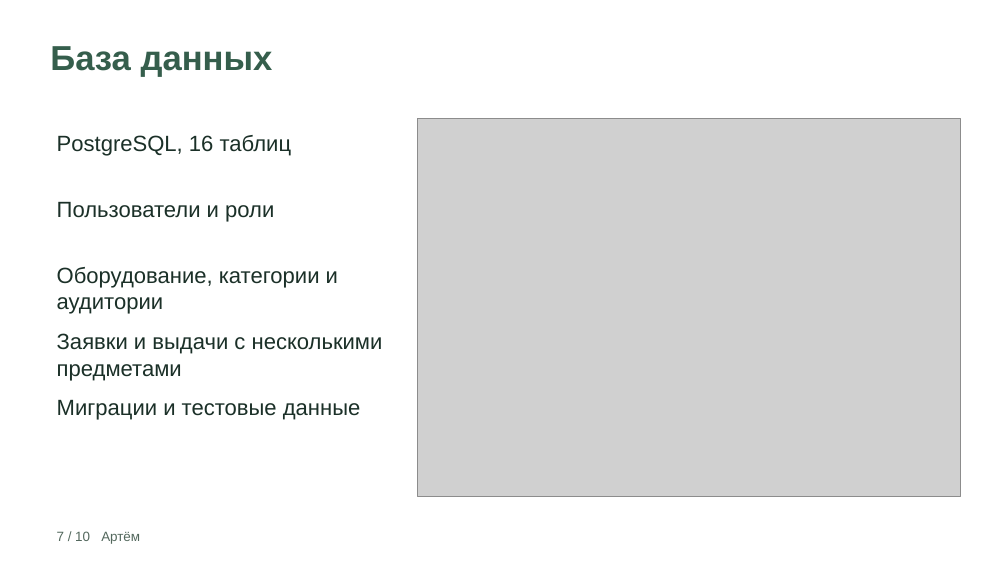
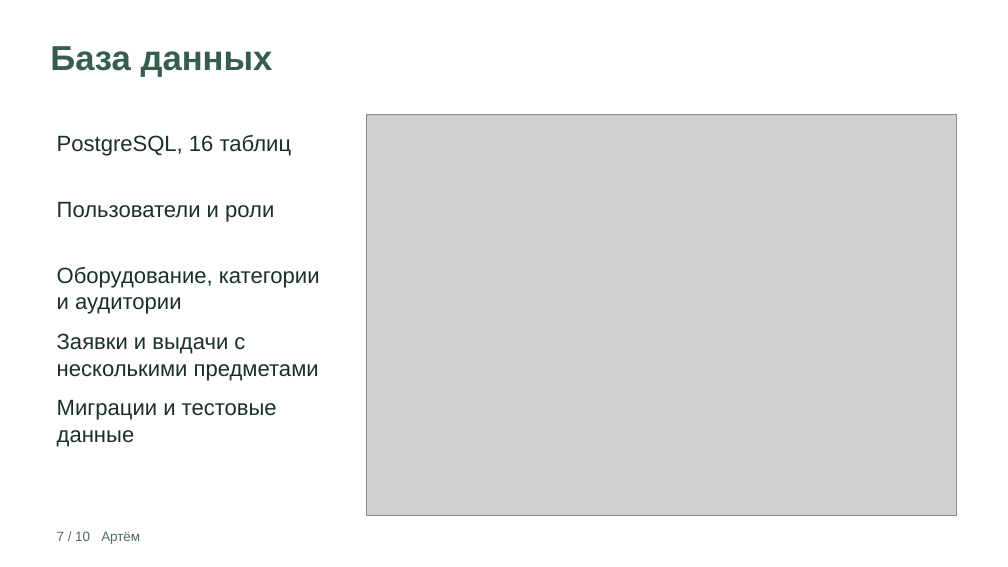
Before and after one commit to Samirrrrr123/college-inventory, a slide deck: slide 7 of docs/presentation.pptx. Drawn at 1008x567 pixels with LibreOffice and Linux fonts; fonts in the diff are those of the drawing; grey boxes stand for pictures. Boxes give left, top, right and bottom in pixels: in the first picture for what was removed or moved away, otherwise in the second. Text is boxed around its words. In the diff, an @@ line names an element or a change of style, - is before the commit and + after.

```diff
--- a/docs/presentation.pptx
+++ b/docs/presentation.pptx
@@ picture resized from (x1=417, y1=119, x2=960, y2=496) to (x1=366, y1=115, x2=957, y2=516) @@
@@ text "Оборудование, категории и аудитории" rewrapped from (x1=57, y1=267, x2=338, y2=314) to (x1=57, y1=267, x2=320, y2=314) @@
@@ text "Заявки и выдачи с несколькими ..." rewrapped from (x1=57, y1=333, x2=383, y2=381) to (x1=57, y1=333, x2=319, y2=381) @@
@@ text "Миграции и тестовые данные" rewrapped from (x1=57, y1=400, x2=361, y2=420) to (x1=57, y1=400, x2=277, y2=447) @@
```
Also in this commit, not shown: 7 other slides changed, 4 other files.
